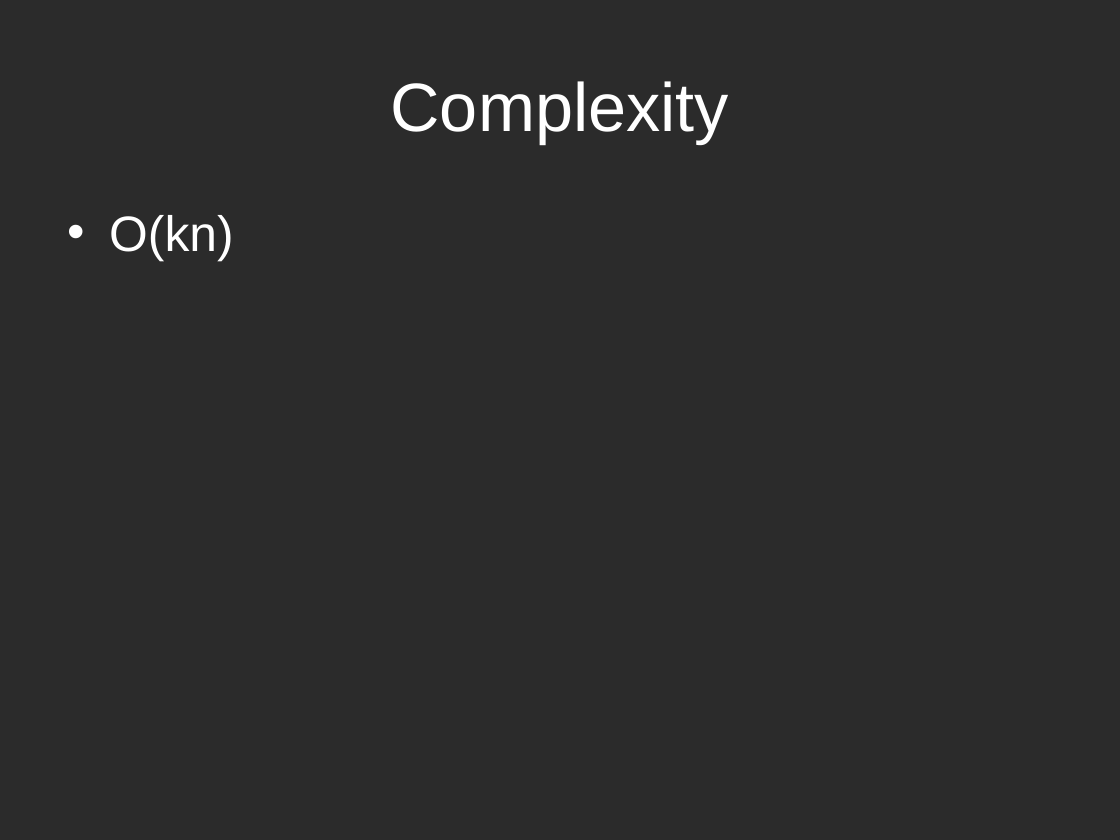
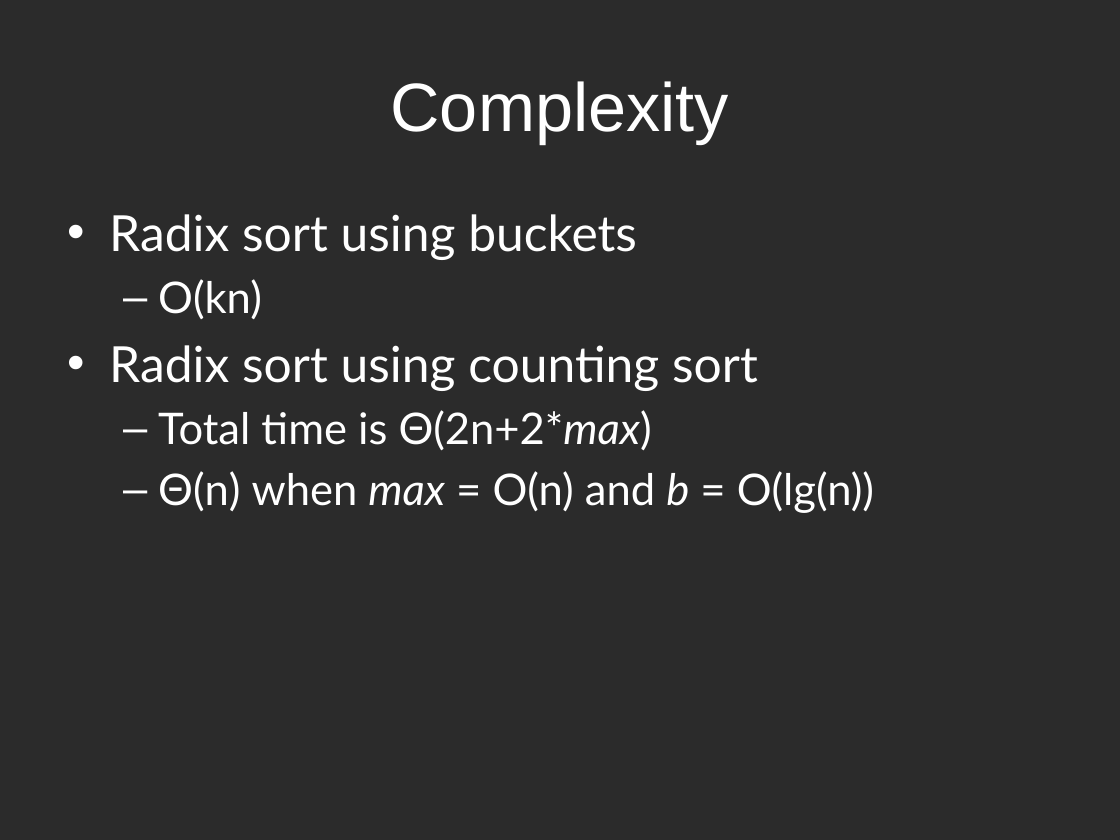
Before and after one commit to hyoshid1/project375, a slide deck: slide 9 of presentation.pptx (slide 8 before the commit). Drawn at 1120x840 pixels with LibreOffice and Linux fonts; fonts in the diff are those of the drawing; background and template pictures are left out; a plain dark background stands for a picture behind light text. Boxes give left, top, right and bottom in pixels: in the first picture for what was removed or moved away, otherwise in the second. Text is boxed around its words. In the diff, an @@ line names an element or a change of style, - is before the commit and + after.

```diff
--- a/presentation.pptx
+++ b/presentation.pptx
@@ text at box(109, 214, 637, 260): paragraph added @@
+• Radix sort using buckets
@@ text at box(158, 279, 262, 319): size 32 to 28 pt, font Arial to Lato in "O(kn)"; bullet • to –; list level 1 to 2 in "O(kn)" @@
@@ text at box(109, 345, 874, 513): paragraphs added @@
+• Radix sort using counting sort
+  – Total time is Θ(2n+2*max)
+  – Θ(n) when max = O(n) and b = O(lg(n))
```
Also in this commit, not shown: 2 other slides changed, 2 slides added, 3 other files.
